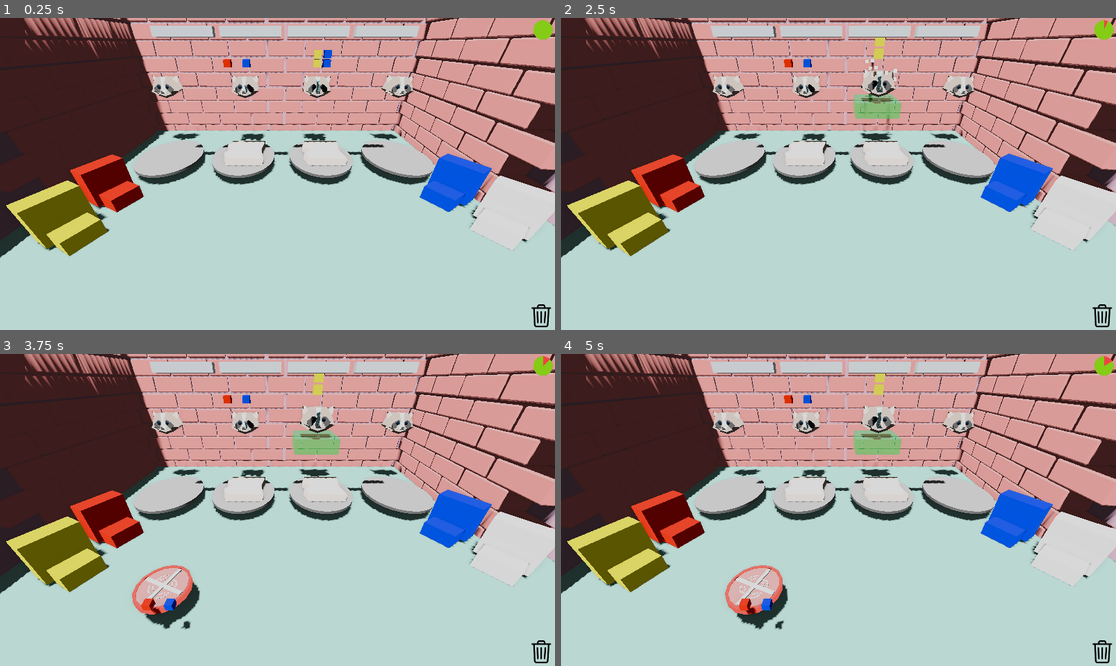
Above: before the commit, frames 1-4 (two rows, left to right).
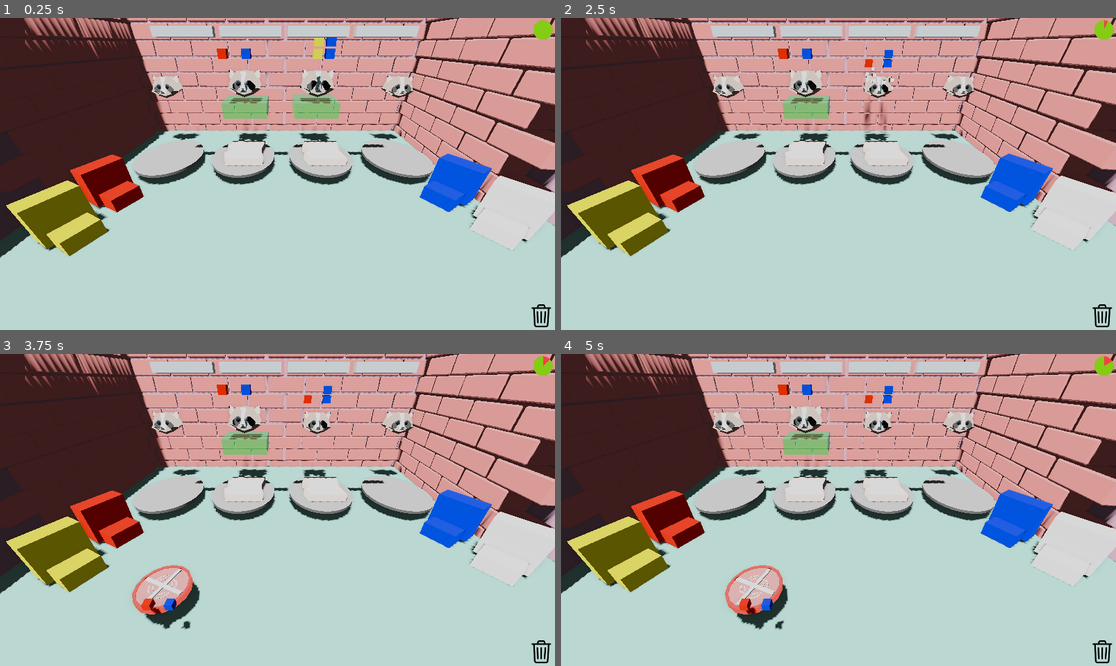
Above: after the commit, the same moments.

Repository: gabrield67/Sandwich-Shop
Game: Godot game, scene res://scenes/game_develop.tscn
The game is run twice, just before and just after one commit, with the same random seed, the same clock (stepped at 60 frames per second) and the same inputs.
Inputs (mouse positions are in pixels of both pictures, inside the frame that each line leads up to):
- Up to frame 1 (0.25 s): no input
- Up to frame 2 (2.5 s): tap Enter at 0.5 s; move the mouse to (960, 158) at 0.52 s; click (960, 158) at 0.67 s; drag from (727, 189) to (810, 236) at 1.27 s; move the mouse to (894, 105) at 2.02 s; click (894, 105) at 2.17 s
- Up to frame 3 (3.75 s): drag from (249, 572) to (111, 463) at 2.77 s; move the mouse to (444, 556) at 3.52 s; click (444, 556) at 3.67 s
- Up to frame 4 (5 s): drag from (672, 463) to (755, 432) at 4.27 s

The runs differ from the first frame. In frame 1, 2.3% of the frame differs, in the area x 39-62%, y 6-40%; in frame 2, 2.4%; in frame 3, 2.3%; in frame 4, 2.3%.

Commit message:
Update Bread2.tscn

Diff:
--- a/scenes/Ingredients/Bread2.tscn
+++ b/scenes/Ingredients/Bread2.tscn
@@ -9,7 +9,7 @@
 [ext_resource type="PackedScene" uid="uid://bsdvlbrb60p7d" path="res://assets/Sauce Particles.tscn" id="7_wk8s5"]
 
 [sub_resource type="BoxShape3D" id="BoxShape3D_kf4f7"]
-size = Vector3(4, 10, 4)
+size = Vector3(4, 5, 8)
 
 [sub_resource type="StandardMaterial3D" id="StandardMaterial3D_3deqp"]
 transparency = 1
@@ -23,7 +23,7 @@
 script = ExtResource("1_l08gk")
 
 [node name="CollisionShape3D" type="CollisionShape3D" parent="." unique_id=584160643]
-transform = Transform3D(1, 0, 0, 0, 1, 0, 0, 0, 1, 0.020355225, -0.18011141, 0)
+transform = Transform3D(1, 0, 0, 0, 1, 0, 0, 0, 1, 0.020355225, 1.5987637, 0)
 shape = SubResource("BoxShape3D_kf4f7")
 debug_fill = false
 
